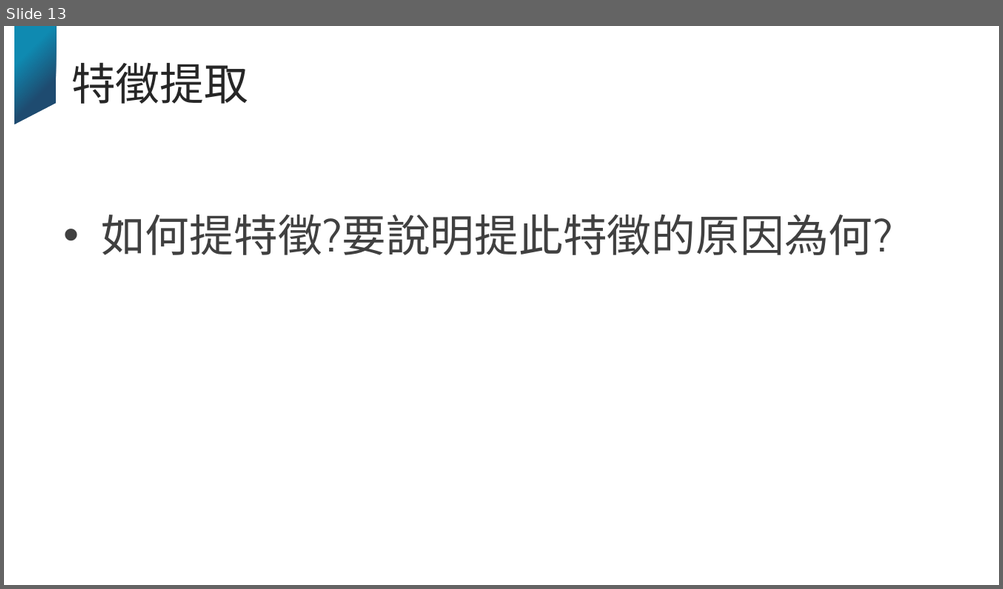
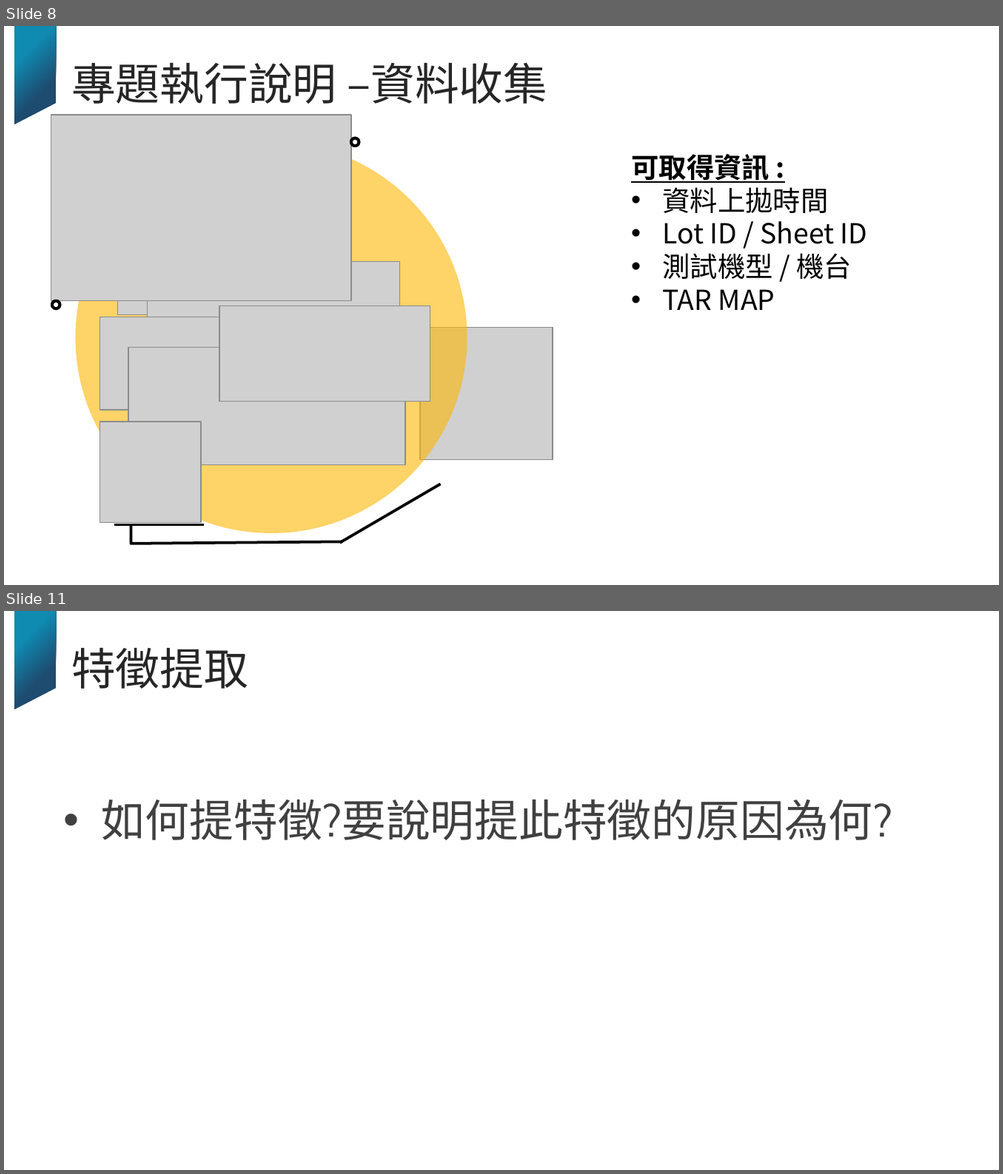
Before and after one commit to JoyLiii/temp, a slide deck: 學以致用_tarmap判讀與預警.pptx. Shown one above the other, each under a label of ours: slide 13 before the commit, slides 8 and 11 after it; the slides between them are not shown. The pictures are 1003x589 and 1003x1174 pixels, drawn with LibreOffice and Linux fonts; fonts in the diff are those of the drawing; grey boxes stand for pictures; background and template pictures are left out. Boxes give left, top, right and bottom in pixels: in the first picture for what was removed or moved away, otherwise in the second. Text is boxed around its words. In the diff, an @@ line names an element or a change of style, - is before the commit and + after.

```diff
--- a/學以致用_tarmap判讀與預警.pptx
+++ b/學以致用_tarmap判讀與預警.pptx
@@ slide 8 added at (4,26,999,585), background #FFFFFF; not listed: 1 template element that a slide beside it also shows @@
@@ title added at (71,62,547,104), 32 pt, text #262626 @@
+專題執行說明 –資料收集
@@ group added at (51,115,552,543): 8 pictures, 2 donuts, 1 ellipse, 1 accent callout, 1 line @@
@@ text added at (631,154,868,310), 20 pt, text #000000 @@
+可取得資訊 :
+• 資料上拋時間
+• Lot ID / Sheet ID
+• 測試機型 / 機台
+• TAR MAP
@@ what was slide 13 is now slide 11 @@
```
Also in this commit, not shown: 4 slides changed, 3 other slides added, 6 slides removed, 1 other file.
